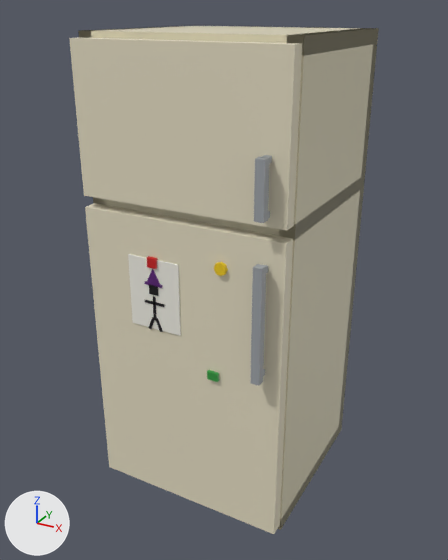
Before and after pictures for a commit that changed the glTF model models/frigider.glb.
Both versions are drawn from a 50 mm lens placed at (1.032, -1.96, 1.846), pointed at (-0.014, -0.058, 0.895). Every picture has the same lights, and +X, +Y and +Z are marked at lower left. The picture after the commit comes second. Vertices at exactly the same position are counted once.

The older version as bpy lines, for what is in view:
```python
me_corp = bpy.data.meshes.new('Corp')
me_corp.from_pydata(...)  # 234 vertices, 400 faces; spans x -0.38..0.38, y -0.34..0.34, z 0.0..1.78
me_corp.materials.append(mat_defaultmaterial)
me_usacongelator = bpy.data.meshes.new('UsaCongelator')
me_usacongelator.from_pydata(...)  # a box spanning x 0.005..0.755, y -0.05..0.0, z 1.26..1.76; a box spanning x 0.675..0.705, y -0.105..-0.075, z 1.29..1.47; a box spanning x 0.68..0.7, y -0.085..-0.045, z 1.29..1.31; a box spanning x 0.68..0.7, y -0.085..-0.045, z 1.45..1.47
me_usacongelator.materials.append(mat_defaultmaterial_001)
me_usafrigider = bpy.data.meshes.new('UsaFrigider')
me_usafrigider.from_pydata(...)  # 125 vertices, 190 faces; spans x 0.005..0.755, y -0.105..0.0, z 0.1..1.22
me_usafrigider.materials.append(mat_defaultmaterial_002)
ob_corp = bpy.data.objects.new('Corp', me_corp)
ob_corp.location = (0.0, 0.0, 0.0)
ob_usacongelator = bpy.data.objects.new('UsaCongelator', me_usacongelator)
ob_usacongelator.location = (-0.38, -0.34, 0.0)
ob_usafrigider = bpy.data.objects.new('UsaFrigider', me_usafrigider)
ob_usafrigider.location = (-0.38, -0.34, 0.0)
```
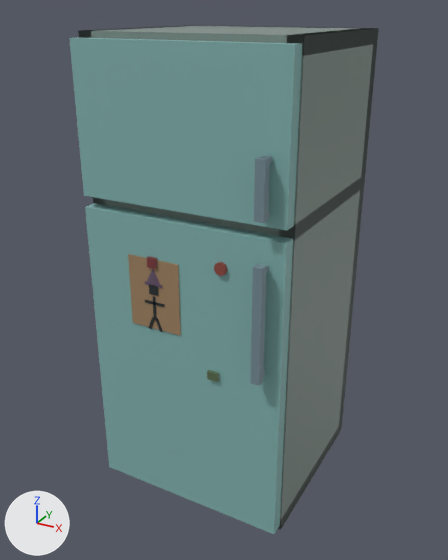
Changed parts and their boxes (x1, y1, x2, y2) in the pictures (448 x 560 px):
```json
{"part": 1, "of": "me_corp", "change": "recoloured", "before": [78, 26, 379, 530], "after": [78, 26, 379, 530], "on screen": "darker"}
{"part": 2, "of": "me_usacongelator", "change": "recoloured", "before": [254, 155, 272, 223], "after": [254, 155, 272, 223], "on screen": "grey to greyish blue"}
{"part": 3, "of": "me_usacongelator", "change": "recoloured", "before": [69, 37, 302, 230], "after": [69, 37, 302, 230], "on screen": "pale yellow to cyan"}
{"part": 4, "of": "me_usafrigider", "change": "recoloured", "before": [145, 256, 219, 382], "after": [145, 256, 219, 382]}
{"part": 5, "of": "me_usafrigider", "change": "recoloured", "before": [85, 203, 293, 534], "after": [85, 203, 293, 534], "on screen": "grey to greyish blue"}
{"part": 6, "of": "me_usafrigider", "change": "recoloured", "before": [128, 254, 228, 335], "after": [128, 254, 228, 335], "on screen": "darker"}
{"part": 7, "of": "me_usafrigider", "change": "recoloured", "before": [145, 269, 162, 288], "after": [145, 269, 162, 288], "on screen": "dark purple to greyish purple"}
```

The change, as JSON lines over the scene's bpy script:
```json
{"block": "me_corp", "where": "me_corp.from_pydata(...)  # 234 vertices, 400 faces; spans x -0.38..0.38, y -0.34..0.34, z 0.0..1.78"}
{"block": "me_corp", "where": "# used by ob_corp; location = (0.0, 0.0, 0.0)"}
{"block": "me_corp", "change": "me_corp part 1: 388 kept faces spanning x -0.38..0.38, y -0.34..0.34, z 0.08..1.78 get new vertex colours"}
{"block": "me_usacongelator", "where": "me_usacongelator.from_pydata(...)  # 32 vertices, 48 faces; spans x 0.005..0.755, y -0.105..0.0, z 1.26..1.76"}
{"block": "me_usacongelator", "where": "# used by ob_usacongelator; location = (-0.38, -0.34, 0.0)"}
{"block": "me_usacongelator", "change": "me_usacongelator part 2: 36 faces centred in x 0.675..0.705, y -0.105..-0.045, z 1.29..1.47 are repainted in the vertex colours; the middle colour goes from grey #9ea3a8 to greyish blue #778c96"}
{"block": "me_usacongelator", "change": "me_usacongelator part 3: 12 faces centred in x 0.005..0.755, y -0.05..0.0, z 1.26..1.76 are repainted in the vertex colours; the middle colour goes from pale yellow #e6dec4 to cyan #83b3b0"}
{"block": "me_usafrigider", "where": "me_usafrigider.from_pydata(...)  # 125 vertices, 190 faces; spans x 0.005..0.755, y -0.105..0.0, z 0.1..1.22"}
{"block": "me_usafrigider", "where": "# used by ob_usafrigider; location = (-0.38, -0.34, 0.0)"}
{"block": "me_usafrigider", "change": "me_usafrigider part 4: 84 faces centred in x 0.24..0.53, y -0.062..-0.05, z 0.685..1.088 are repainted in the vertex colours; the middle colour goes from black #0d0a0a to black #262d2f"}
{"block": "me_usafrigider", "change": "me_usafrigider part 5: 48 faces centred in x 0.005..0.755, y -0.105..0.0, z 0.1..1.22 are repainted in the vertex colours; the middle colour goes from grey #9ea3a8 to greyish blue #778c96"}
{"block": "me_usafrigider", "change": "me_usafrigider part 6: 40 faces centred in x 0.18..0.56, y -0.062..-0.05, z 0.82..1.12 are repainted in the vertex colours; the middle colour goes from yellow #f2cc1a to red #904a40"}
{"block": "me_usafrigider", "change": "me_usafrigider part 7: 18 faces centred in x 0.245..0.315, y -0.057..-0.053, z 0.985..1.01 are repainted in the vertex colours; the middle colour goes from dark purple #591a73 to greyish purple #655269"}
```
